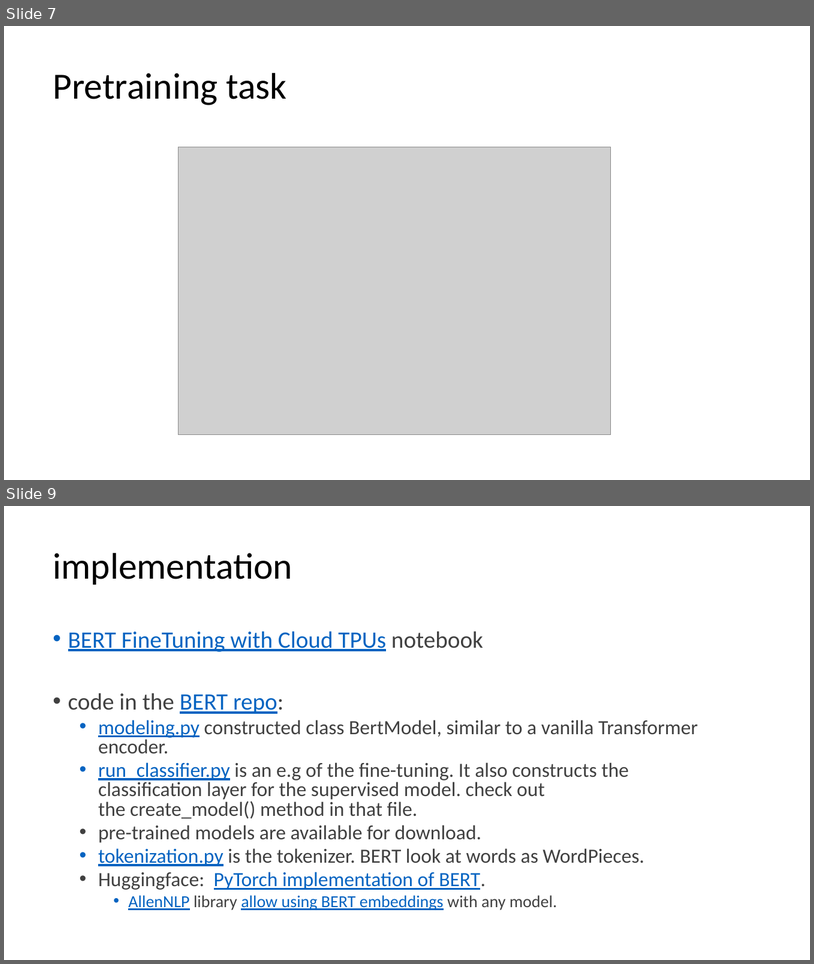
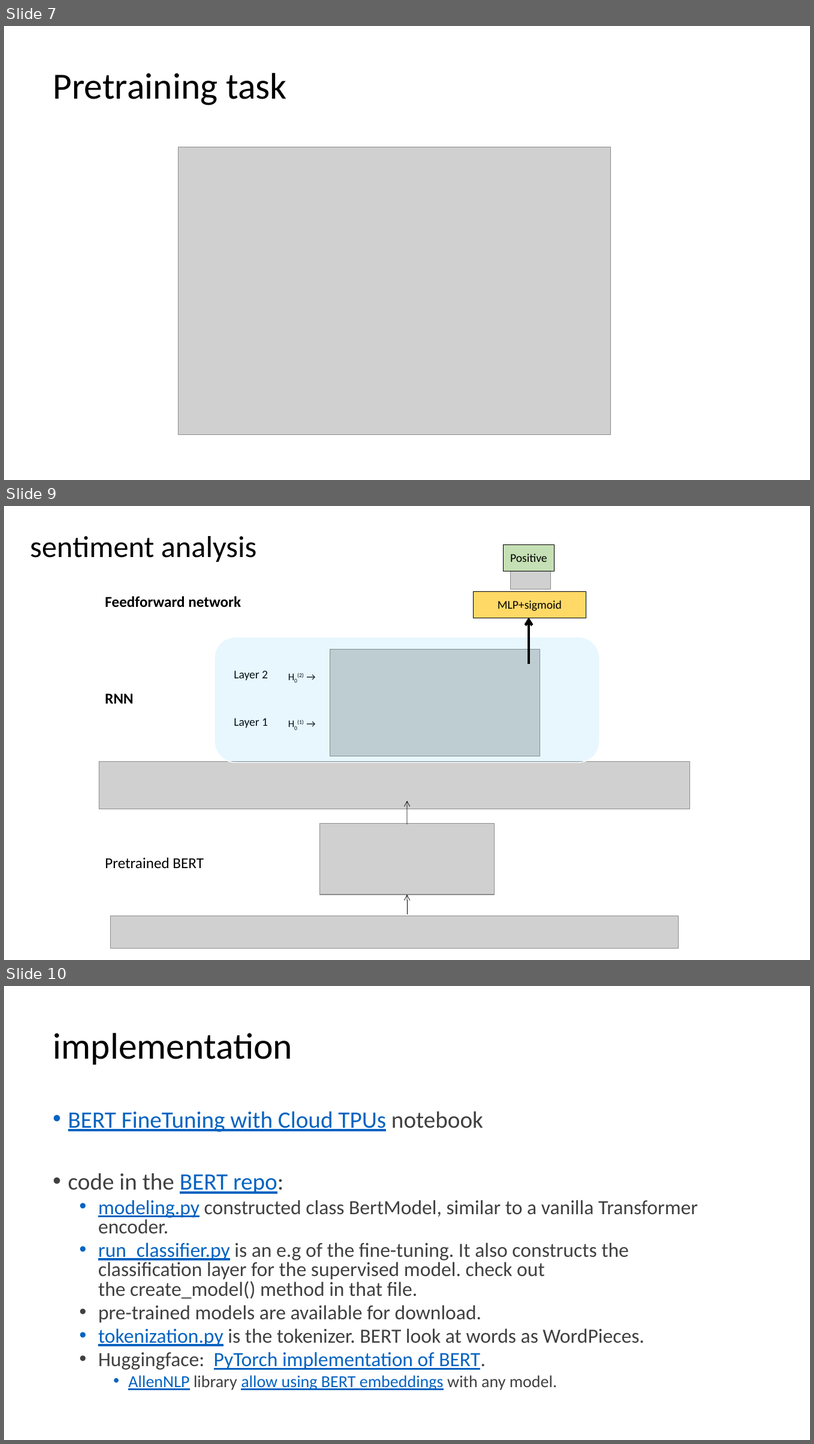
Before and after one commit to Flora-love-cat/CPSC552, a slide deck: lecture/18BERT.pptx. Shown one above the other, each under a label of ours: slides 7 and 9 before the commit, slides 7, 9 and 10 after it; the slides between them are not shown. The pictures are 814x964 and 814x1444 pixels, drawn with LibreOffice and Linux fonts; fonts in the diff are those of the drawing; grey boxes stand for pictures. Boxes give left, top, right and bottom in pixels: in the first picture for what was removed or moved away, otherwise in the second. Text is boxed around its words. In the diff, an @@ line names an element or a change of style, - is before the commit and + after.

```diff
--- a/lecture/18BERT.pptx
+++ b/lecture/18BERT.pptx
@@ slide 9 added at box(4, 506, 810, 960), background #FFFFFF @@
@@ title added at box(30, 536, 257, 562), 36 pt, text #000000 @@
+sentiment analysis
@@ rectangle added at box(504, 545, 555, 571), fill #C5E0B4, outline #000000 0.75 pt, 14 pt, text #000000 @@
+Positive
@@ picture added at box(511, 569, 551, 589) @@
@@ rectangle added at box(474, 591, 587, 618), fill #FFD966, outline #000000 0.75 pt, 14 pt, text #000000 @@
+MLP+sigmoid
@@ text added at box(105, 596, 241, 607), 18 pt, text #000000, bold @@
+Feedforward network
@@ arrow added from (529, 664) to (529, 618), #000000 3 pt @@
@@ rounded rectangle added at box(215, 637, 600, 762), fill #00B0F0 at 9% opacity, outline #FFFFFF 1 pt @@
@@ picture added at box(330, 649, 540, 756) @@
@@ text added at box(234, 670, 268, 680), 14 pt, text #000000 @@
+Layer 2
@@ text added at box(294, 673, 304, 682), 12 pt, text #000000 @@
+H0(2) →
@@ text added at box(105, 693, 133, 703), 18 pt, text #000000, bold @@
+RNN
@@ text added at box(234, 718, 268, 727), 14 pt, text #000000 @@
+Layer 1
@@ text added at box(294, 720, 304, 730), 12 pt, text #000000 @@
+H0(1) →
@@ picture added at box(99, 761, 690, 808) @@
@@ arrow added from (408, 824) to (408, 801), #000000 0.5 pt @@
@@ picture added at box(320, 823, 495, 894) @@
@@ text added at box(105, 857, 204, 868), 18 pt, text #000000 @@
+Pretrained BERT
@@ arrow added from (408, 915) to (408, 894), #000000 0.5 pt @@
@@ picture added at box(110, 916, 678, 948) @@
@@ what was slide 9 is now slide 10 @@
```
Also in this commit, not shown: 4 slides changed, 44 other files.
